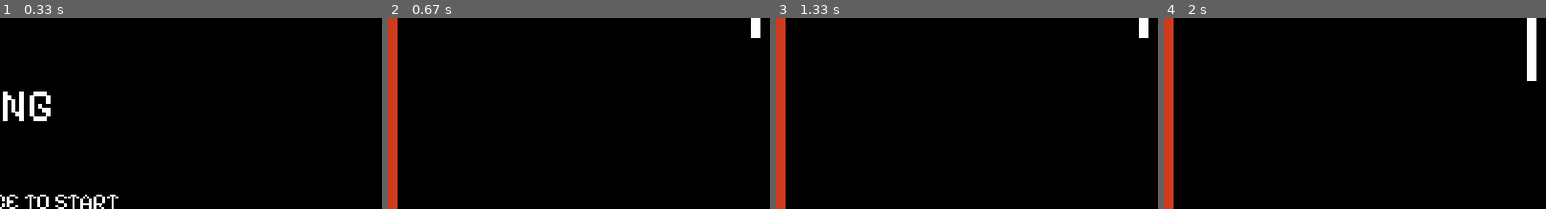
Above: before the commit, frames 1-4 (left to right).
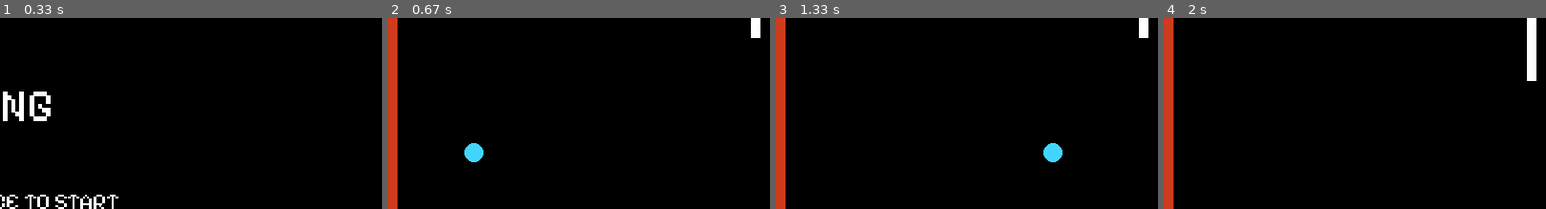
Above: after the commit, the same moments.

Repository: alabador/pygame_pong
Game: pygame game, started from main.py
Two runs of this game, one before a commit and one after it. Both use one fixed random seed, a clock stepped at 60 frames per second and the inputs below.
Inputs:
- Up to frame 1 (0.33 s): no input
- Up to frame 2 (0.67 s): tap Space at 0.33 s
- Up to frame 3 (1.33 s): tap S at 0.67 s; tap W at 1 s
- Up to frame 4 (2 s): hold Down from 1.83 s (still down); tap Space at 1.9 s
The pictures show only the part of the screen within x 50-100%, y 15-65%; the shares and areas given below are measured in that part.

Frame 1 is identical in both runs. In frame 2, 0.4% of the frame differs, in the area x 20-25%, y 65-76%; in frame 3, 0.4%; in frame 4, nothing differs.

Commit message:
Add ball movement and collision for paddles

Diff:
--- a/main.py
+++ b/main.py
@@ -12,11 +12,14 @@
 class Player(pygame.sprite.Sprite):
     def __init__(self, is_player) -> None:
         super().__init__()
+        self.y = 10
         if is_player:
-            self.paddle = pygame.Rect(10, 10, 10, 70)
+            self.x = 10
+            self.paddle = pygame.Rect(self.x, self.y, 10, 70)
             self.player = True
         else:
-            self.paddle = pygame.Rect(display_w - 20, 10, 10, 70)
+            self.x = display_w - 20
+            self.paddle = pygame.Rect(self.x, self.y, 10, 70)
             self.player = False
     def draw_paddle(self):
         pygame.draw.rect(display, 'WHITE', self.paddle)
@@ -38,8 +41,32 @@
         elif self.paddle.bottom >= display_h - 10:
             self.paddle.bottom = display_h - 10
     def update(self) -> None:
+        self.draw_paddle()
         self.player_input()
         self.check_collision()
+
+class Ball(pygame.sprite.Sprite):
+    def __init__(self) -> None:
+        super().__init__()
+        self.x = display_w/2
+        self.y = display_h/2
+        self.x_movement = 5
+        self.y_movement = 5
+        self.radius = 10
+        self.object = pygame.draw.circle(display, (66, 214, 255), (self.x, self.y), self.radius)
+    def draw_ball(self):
+        self.object = pygame.draw.circle(display, (66, 214, 255), (self.x, self.y), self.radius)
+    def movement(self):
+        self.x += self.x_movement
+    def check_collision(self):
+        if self.object.colliderect(player.paddle):
+            self.x_movement = -self.x_movement
+        elif self.object.colliderect(opp.paddle):
+            self.x_movement = -self.x_movement
+    def update(self) -> None:
+        self.draw_ball()
+        self.check_collision()
+        self.movement()
 
 
 def draw_bg():
@@ -69,6 +96,7 @@
 
 player = Player(True)
 opp = Player(False)
+ball = Ball()
 
 game_active = False
 
@@ -83,10 +111,9 @@
     if game_active == True:
         display.fill((0,0,0))
         draw_bg()
-        player.draw_paddle()
         player.update()
-        opp.draw_paddle()
         opp.update()
+        ball.update()
     else:
         game_active = render_menu()
     pygame.display.update()
